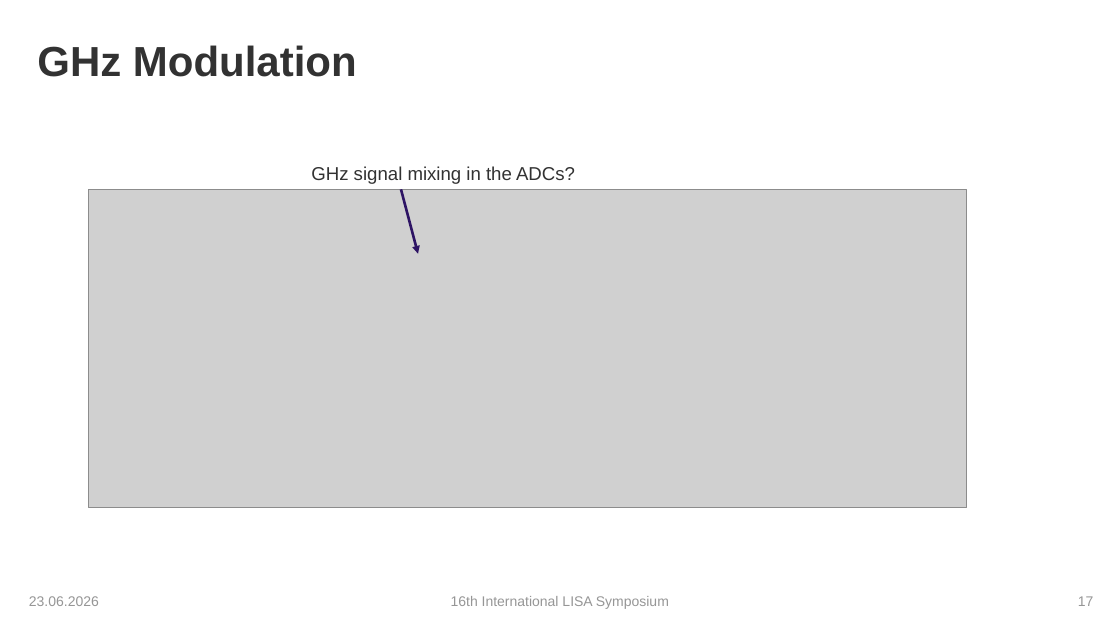
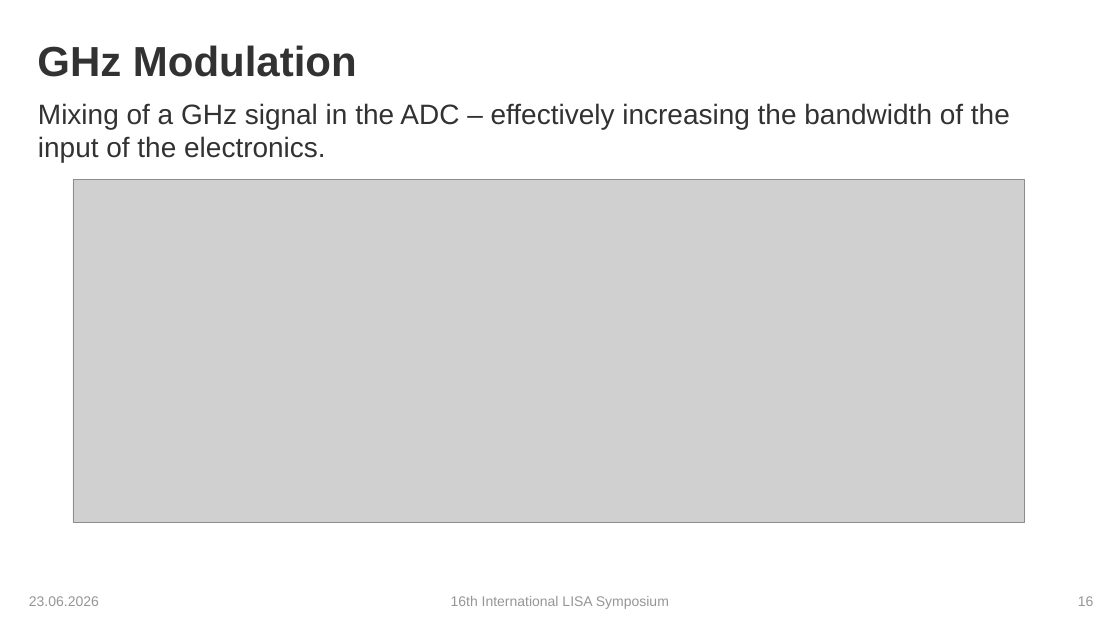
Before and after one commit to karinkruuse/Esitlused, a slide deck: slide 16 of Kruuse_Symposium_2026 - Copy.pptx (slide 17 before the commit). Drawn at 1120x630 pixels with LibreOffice and Linux fonts; fonts in the diff are those of the drawing; grey boxes stand for pictures; background and template pictures are left out. Boxes give left, top, right and bottom in pixels: in the first picture for what was removed or moved away, otherwise in the second. Text is boxed around its words. In the diff, an @@ line names an element or a change of style, - is before the commit and + after.

```diff
--- a/Kruuse_Symposium_2026 - Copy.pptx
+++ b/Kruuse_Symposium_2026 - Copy.pptx
@@ text added at (x1=38, y1=103, x2=1010, y2=163), 24 pt, text #323232 @@
+Mixing of a GHz signal in the ADC – effectively increasing the bandwidth of the input of the electronics.
@@ text removed at (x1=311, y1=166, x2=575, y2=184) @@
-GHz signal mixing in the ADCs?
@@ picture resized from (x1=89, y1=189, x2=968, y2=507) to (x1=73, y1=180, x2=1024, y2=523) @@
@@ arrow removed from (401, 189) to (418, 254) @@
@@ page number at (x1=1078, y1=596, x2=1094, y2=606): text changed @@
-17
+16
```
Also in this commit, not shown: 9 other slides changed.
